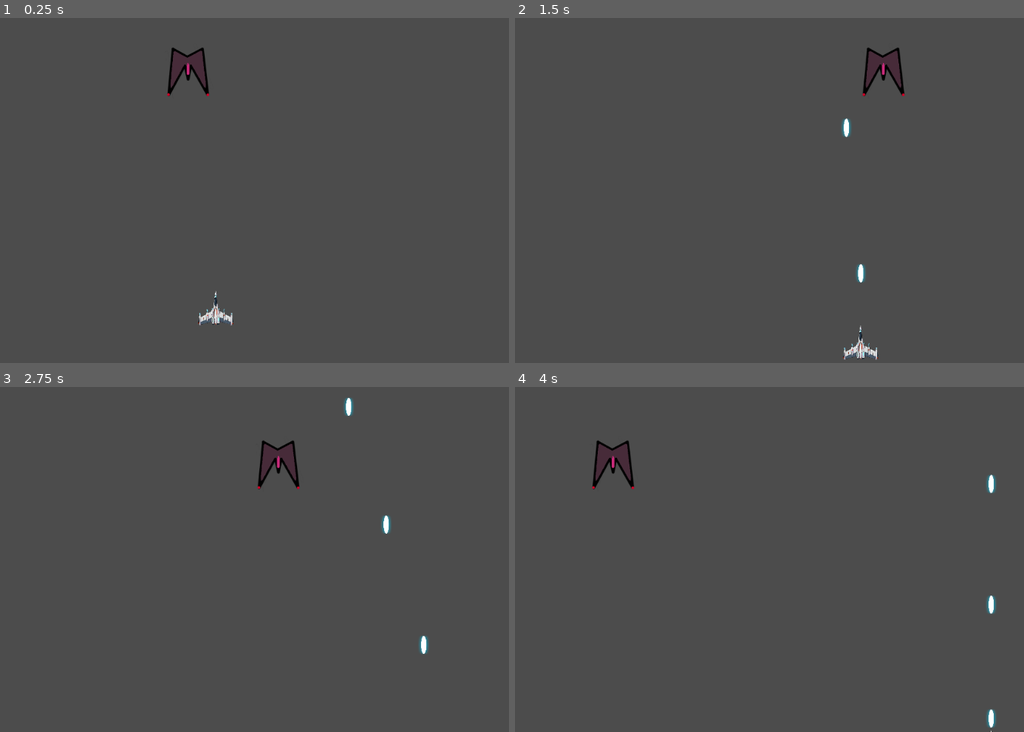
Above: before the commit, frames 1-4 (two rows, left to right).
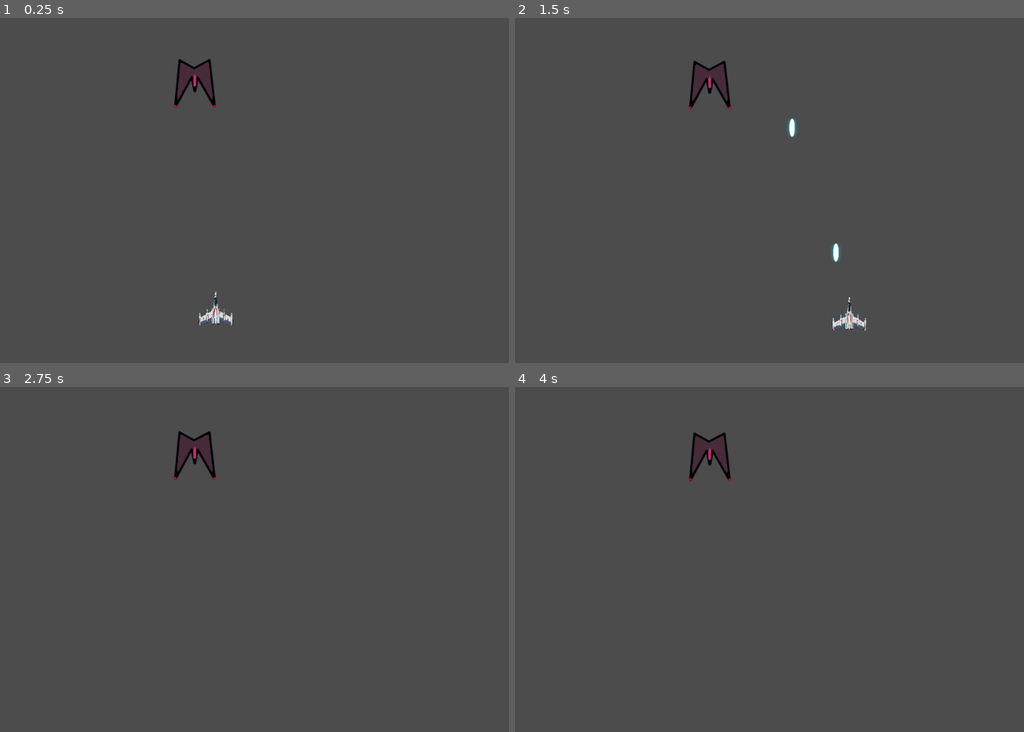
Above: after the commit, the same moments.

Repository: ScanlineStudios/DatingSim
Game: Godot game, scene res://miniGames/galaga/galaga.tscn
The game is run twice, just before and just after one commit, with the same random seed, the same clock (stepped at 60 frames per second) and the same inputs. Before the commit the project starts from res://galaga/galaga.tscn.
Inputs:
- Up to frame 1 (0.25 s): no input
- Up to frame 2 (1.5 s): hold D (move_right) 0.53-1.28 s; hold Space (fire) 0.53-1.28 s; hold S (move_down) from 1.28 s (still down); tap Space (fire) at 1.35 s
- Up to frame 3 (2.75 s): release S (move_down) at 2.03 s; hold D (move_right) from 2.03 s (still down); hold Space (fire) from 2.03 s (still down)
- Up to frame 4 (4 s): release D (move_right) at 2.78 s; release Space (fire) at 2.78 s; hold W (move_up) 2.78-3.53 s; tap Space (fire) at 2.85 s; hold A (move_left) from 3.53 s (still down); hold Space (fire) from 3.53 s (still down)

The runs differ from the first frame. In frame 1, 0.9% of the frame differs, in the area x 32-43%, y 8-27%; in frame 2, 2.1%, in the area x 34-77%, y 8-100%; in frame 3, 1.6%; in frame 4, 1.6%.

Commit message:
Moved galaga stuff to minigames folder. Made enemy and player physics based

Diff:
--- a/galaga/enemies/Enemy0.gd
+++ /dev/null
@@ -1,13 +0,0 @@
-extends KinematicBody2D
-
-var move_speed = 250
-var move_direction = Vector2.RIGHT
-
-
-func _physics_process(delta):
-	var collision = move_and_collide(move_direction * delta * move_speed)
-	if collision:
-
-		if collision.get_collider().is_in_group("wall"):
-			move_direction = move_direction * -1 # .reflect(collision.normal)
-			move_and_collide(Vector2.DOWN * delta * move_speed * 10)
--- a/galaga/galaga.tscn
+++ /dev/null
@@ -1,48 +0,0 @@
-[gd_scene load_steps=9 format=2]
-
-[ext_resource path="res://galaga/player/GalagaShip.tscn" type="PackedScene" id=1]
-[ext_resource path="res://galaga/enemies/Enemy0.tscn" type="PackedScene" id=2]
-
-[sub_resource type="TileSet" id=1]
-
-[sub_resource type="PhysicsMaterial" id=2]
-
-[sub_resource type="CanvasItemMaterial" id=6]
-
-[sub_resource type="RectangleShape2D" id=3]
-extents = Vector2( 24, 319 )
-
-[sub_resource type="Shader" id=4]
-
-[sub_resource type="ShaderMaterial" id=5]
-shader = SubResource( 4 )
-
-[node name="Galaga" type="Node2D"]
-
-[node name="TileMap" type="TileMap" parent="."]
-tile_set = SubResource( 1 )
-format = 1
-
-[node name="GalagaShip" parent="." instance=ExtResource( 1 )]
-position = Vector2( 504.344, 504.344 )
-bullet_speed = 1000
-
-[node name="Enemy0" parent="." instance=ExtResource( 2 )]
-position = Vector2( 396.15, 92.1501 )
-scale = Vector2( 0.5, 0.5 )
-
-[node name="Walls" type="StaticBody2D" parent="." groups=[
-"wall",
-]]
-physics_material_override = SubResource( 2 )
-
-[node name="CollisionShape2D" type="CollisionShape2D" parent="Walls"]
-material = SubResource( 6 )
-use_parent_material = true
-position = Vector2( 112, 306 )
-shape = SubResource( 3 )
-
-[node name="CollisionShape2D2" type="CollisionShape2D" parent="Walls"]
-material = SubResource( 5 )
-position = Vector2( 908, 306 )
-shape = SubResource( 3 )
--- a/galaga/player/PlayerBullet.gd
+++ /dev/null
@@ -1,11 +0,0 @@
-extends RigidBody2D
-
-var explosion = preload("res://galaga/Explosion0.tscn")
-
-
-func _on_PlayerBullet_body_entered(body):
-	if !body.is_in_group("player"):
-		var explosion_instance = explosion.instance()
-		explosion_instance.position = get_global_position()
-		get_tree().get_root().add_child(explosion_instance)
-		queue_free()
--- /dev/null
+++ b/miniGames/actor.gd
@@ -0,0 +1,25 @@
+extends RigidBody2D
+
+# This is the base actor script that all 2d enteties that move or do actions will
+# inherit from. this includes players and enemies
+
+# Dircetion constants
+const LEFT = Vector2(-1,0)
+const RIGHT = Vector2(1,0)
+const UP = Vector2(0,-1)
+const DOWN = Vector2(0,1)
+const FORWARD = UP
+
+export var move_speed = 250 # default move speed
+export var hp = 100 # default hit point total
+
+
+func _ready():
+	# default to no gravity
+	set_gravity_scale(0)
+	pass
+
+
+# Called every frame. 'delta' is the elapsed time since the previous frame.
+#func _process(delta):
+#	pass
--- a/galaga/Explosion0.tscn
+++ b/miniGames/galaga/Explosion0.tscn
@@ -1,11 +1,11 @@
 [gd_scene load_steps=4 format=2]
 
-[ext_resource path="res://galaga/explosion.png" type="Texture" id=1]
-[ext_resource path="res://galaga/Explosion0.gd" type="Script" id=2]
+[ext_resource path="res://miniGames/galaga/Explosion0.gd" type="Script" id=1]
+[ext_resource path="res://miniGames/galaga/explosion.png" type="Texture" id=2]
 
 [sub_resource type="SpriteFrames" id=1]
 animations = [ {
-"frames": [ ExtResource( 1 ), ExtResource( 1 ), ExtResource( 1 ), ExtResource( 1 ), ExtResource( 1 ) ],
+"frames": [ ExtResource( 2 ), ExtResource( 2 ), ExtResource( 2 ), ExtResource( 2 ), ExtResource( 2 ) ],
 "loop": true,
 "name": "default",
 "speed": 5.0
@@ -17,5 +17,5 @@
 frame = 1
 speed_scale = 2.0
 playing = true
-script = ExtResource( 2 )
+script = ExtResource( 1 )
 [connection signal="animation_finished" from="." to="." method="_on_Explosion0_animation_finished"]
--- /dev/null
+++ b/miniGames/galaga/enemies/Enemy0-1.tscn
@@ -0,0 +1,39 @@
+[gd_scene load_steps=6 format=2]
+
+[ext_resource path="res://miniGames/galaga/enemies/spaceBad.png" type="Texture" id=1]
+[ext_resource path="res://miniGames/galaga/enemies/Enemy0.gd" type="Script" id=2]
+
+[sub_resource type="PhysicsMaterial" id=3]
+bounce = 0.1
+
+[sub_resource type="RectangleShape2D" id=1]
+extents = Vector2( 73.1397, 83.05 )
+
+[sub_resource type="SpriteFrames" id=2]
+animations = [ {
+"frames": [ ExtResource( 1 ) ],
+"loop": true,
+"name": "default",
+"speed": 5.0
+} ]
+
+[node name="Enemy0Phys" type="RigidBody2D"]
+collision_layer = 4
+collision_mask = 3
+mass = 10.0
+physics_material_override = SubResource( 3 )
+gravity_scale = 0.0
+script = ExtResource( 2 )
+
+[node name="CollisionShape2D" type="CollisionShape2D" parent="."]
+scale = Vector2( 0.5, 0.5 )
+shape = SubResource( 1 )
+
+[node name="AnimatedSprite" type="AnimatedSprite" parent="."]
+position = Vector2( 2.118, 0 )
+scale = Vector2( 0.5, 0.5 )
+frames = SubResource( 2 )
+
+[node name="Node2D" type="Node2D" parent="."]
+position = Vector2( 0, 90 )
+scale = Vector2( 0.5, 0.5 )
--- /dev/null
+++ b/miniGames/galaga/enemies/Enemy0.gd
@@ -0,0 +1,23 @@
+extends "res://miniGames/actor.gd"
+
+
+var move_direction = Vector2.RIGHT
+
+func _ready():
+	# lock rotation
+	set_mode(MODE_CHARACTER)
+	# start movement routine
+	apply_central_impulse(DOWN * move_speed * .1)
+	pass
+
+func _physics_process(delta):
+
+
+	#var collision = move_and_collide(move_direction * delta * move_speed)
+	#if collision:
+#
+#		if collision.get_collider().is_in_group("wall"):
+#			move_direction = move_direction * -1 # .reflect(collision.normal)
+#			move_and_collide(Vector2.DOWN * delta * move_speed * 10)
+#
+	pass
--- a/galaga/enemies/Enemy0.tscn
+++ b/miniGames/galaga/enemies/Enemy0.tscn
@@ -1,21 +1,23 @@
 [gd_scene load_steps=5 format=2]
 
-[ext_resource path="res://galaga/enemies/spaceBad.png" type="Texture" id=1]
-[ext_resource path="res://galaga/enemies/Enemy0.gd" type="Script" id=2]
+[ext_resource path="res://miniGames/galaga/enemies/Enemy0.gd" type="Script" id=1]
+[ext_resource path="res://miniGames/galaga/enemies/spaceBad.png" type="Texture" id=2]
 
 [sub_resource type="RectangleShape2D" id=1]
 extents = Vector2( 74.7502, 83.05 )
 
 [sub_resource type="SpriteFrames" id=2]
 animations = [ {
-"frames": [ ExtResource( 1 ) ],
+"frames": [ ExtResource( 2 ) ],
 "loop": true,
 "name": "default",
 "speed": 5.0
 } ]
 
 [node name="Enemy0" type="KinematicBody2D"]
-script = ExtResource( 2 )
+collision_layer = 4
+collision_mask = 3
+script = ExtResource( 1 )
 
 [node name="CollisionShape2D" type="CollisionShape2D" parent="."]
 position = Vector2( -4, 5 )
--- /dev/null
+++ b/miniGames/galaga/galaga.tscn
@@ -0,0 +1,52 @@
+[gd_scene load_steps=10 format=2]
+
+[ext_resource path="res://miniGames/galaga/player/GalagaShip.tscn" type="PackedScene" id=1]
+[ext_resource path="res://miniGames/galaga/enemies/Enemy0-1.tscn" type="PackedScene" id=3]
+
+[sub_resource type="TileSet" id=1]
+
+[sub_resource type="PhysicsMaterial" id=7]
+bounce = 0.1
+
+[sub_resource type="PhysicsMaterial" id=2]
+
+[sub_resource type="CanvasItemMaterial" id=3]
+
+[sub_resource type="RectangleShape2D" id=4]
+extents = Vector2( 24, 319 )
+
+[sub_resource type="Shader" id=5]
+
+[sub_resource type="ShaderMaterial" id=6]
+shader = SubResource( 5 )
+
+[node name="Galaga" type="Node2D"]
+
+[node name="TileMap" type="TileMap" parent="."]
+tile_set = SubResource( 1 )
+format = 1
+
+[node name="GalagaShip" parent="." instance=ExtResource( 1 )]
+position = Vector2( 504.344, 504.344 )
+mode = 2
+
+[node name="Enemy0Phys" parent="." instance=ExtResource( 3 )]
+position = Vector2( 468.255, 111.694 )
+physics_material_override = SubResource( 7 )
+
+[node name="Walls" type="StaticBody2D" parent="." groups=[
+"wall",
+]]
+collision_mask = 7
+physics_material_override = SubResource( 2 )
+
+[node name="CollisionShape2D" type="CollisionShape2D" parent="Walls"]
+material = SubResource( 3 )
+use_parent_material = true
+position = Vector2( 0, 320 )
+shape = SubResource( 4 )
+
+[node name="CollisionShape2D2" type="CollisionShape2D" parent="Walls"]
+material = SubResource( 6 )
+position = Vector2( 1019.12, 317.755 )
+shape = SubResource( 4 )
--- a/galaga/player/GalagaShip.tscn
+++ b/miniGames/galaga/player/GalagaShip.tscn
@@ -1,7 +1,12 @@
-[gd_scene load_steps=5 format=2]
+[gd_scene load_steps=6 format=2]
 
-[ext_resource path="res://galaga/player/base_plane.png" type="Texture" id=1]
-[ext_resource path="res://galaga/player/galagaShip.gd" type="Script" id=2]
+[ext_resource path="res://miniGames/galaga/player/base_plane.png" type="Texture" id=1]
+[ext_resource path="res://miniGames/galaga/player/galagaShip.gd" type="Script" id=2]
+
+[sub_resource type="PhysicsMaterial" id=3]
+resource_name = "galagaShip"
+friction = 2.0
+bounce = 0.1
 
 [sub_resource type="CircleShape2D" id=1]
 radius = 25.7751
@@ -14,9 +19,14 @@
 "speed": 5.0
 } ]
 
-[node name="GalagaShip" type="KinematicBody2D"]
+[node name="GalagaShip" type="RigidBody2D"]
+collision_layer = 2
+collision_mask = 5
+mass = 0.5
+physics_material_override = SubResource( 3 )
+gravity_scale = 0.0
 script = ExtResource( 2 )
-speed = 300
+bullet_speed = 1000
 
 [node name="CollisionShape2D" type="CollisionShape2D" parent="."]
 position = Vector2( 0, 9 )
--- /dev/null
+++ b/miniGames/galaga/player/PlayerBullet.gd
@@ -0,0 +1,11 @@
+extends "res://miniGames/actor.gd"
+
+var explosion = preload("res://miniGames/galaga/Explosion0.tscn")
+
+
+func _on_PlayerBullet_body_entered(body):
+	# if !body.is_in_group("player"):
+	var explosion_instance = explosion.instance()
+	explosion_instance.position = get_global_position()
+	get_tree().get_root().add_child(explosion_instance)
+	queue_free()
--- a/galaga/player/PlayerBullet.tscn
+++ b/miniGames/galaga/player/PlayerBullet.tscn
@@ -1,13 +1,15 @@
 [gd_scene load_steps=4 format=2]
 
-[ext_resource path="res://galaga/player/laser.png" type="Texture" id=1]
-[ext_resource path="res://galaga/player/PlayerBullet.gd" type="Script" id=2]
+[ext_resource path="res://miniGames/galaga/player/laser.png" type="Texture" id=1]
+[ext_resource path="res://miniGames/galaga/player/PlayerBullet.gd" type="Script" id=2]
 
 [sub_resource type="CapsuleShape2D" id=1]
 radius = 8.38458
 height = 44.1151
 
 [node name="PlayerBullet" type="RigidBody2D"]
+collision_layer = 2
+collision_mask = 5
 gravity_scale = 0.0
 contacts_reported = 1
 contact_monitor = true
--- a/galaga/player/galagaShip.gd
+++ b/miniGames/galaga/player/galagaShip.gd
@@ -1,23 +1,14 @@
-extends KinematicBody2D
+extends "res://miniGames/actor.gd"
 
-
-#Dircetion constants
-const LEFT = Vector2(-1,0)
-const RIGHT = Vector2(1,0)
-const UP = Vector2(0,-1)
-const DOWN = Vector2(0,1)
-const FORWARD = UP
-
-export var speed = 100
+# export var speed = 100
 export var bullet_speed = 100
 # lazers/sec
 export var fire_rate = 0.2
 
-var bullet = preload("res://galaga/player/PlayerBullet.tscn")
+var bullet = preload("res://miniGames/galaga/player/PlayerBullet.tscn")
 var can_fire = true
 # Called every frame. 'delta' is the elapsed time since the previous frame.
 func _process(delta):
-	pass
 
 	if Input.is_action_pressed("fire") and can_fire:
 		var bullet_instance = bullet.instance()
@@ -30,6 +21,7 @@
 		can_fire = true
 
 func _physics_process(delta):
+
 	var direction = Vector2()
 	if Input.is_action_pressed("move_up"):
 		direction += UP
@@ -40,8 +32,8 @@
 	if Input.is_action_pressed("move_right"):
 		direction += RIGHT
 
-	move_and_collide(direction * speed * delta)
+	apply_central_impulse(direction * move_speed * delta)
 # Called when the node enters the scene tree for the first time.
 func _ready():
-	# put player ship in initial starting position
-	pass # Replace with function body.
+	# lock rotation
+	set_mode(MODE_CHARACTER)
--- a/project.godot
+++ b/project.godot
@@ -16,7 +16,7 @@
 [application]
 
 config/name="ArcadeGames"
-run/main_scene="res://galaga/galaga.tscn"
+run/main_scene="res://miniGames/galaga/galaga.tscn"
 config/icon="res://icon.png"
 
 [autoload]
@@ -56,6 +56,12 @@
  ]
 }
 
+[layer_names]
+
+2d_physics/layer_1="walls"
+2d_physics/layer_2="player"
+2d_physics/layer_3="enemies"
+
 [rendering]
 
 environment/default_environment="res://default_env.tres"
Not shown, changed: CharacterArt/boobie.png.import
Not shown, changed: CharacterArt/greasey.png.import
Renamed: galaga/Explosion0.gd -> miniGames/galaga/Explosion0.gd
Renamed: galaga/enemies/laser2.png -> miniGames/galaga/enemies/laser2.png
Not shown, changed: miniGames/galaga/enemies/laser2.png.import
Renamed: galaga/enemies/spaceBad.png -> miniGames/galaga/enemies/spaceBad.png
Not shown, changed: miniGames/galaga/enemies/spaceBad.png.import
Renamed: galaga/explosion.png -> miniGames/galaga/explosion.png
Not shown, changed: miniGames/galaga/explosion.png.import
Renamed: galaga/player/KinematicBody2D.gd -> miniGames/galaga/player/KinematicBody2D.gd
Renamed: galaga/player/base_plane.png -> miniGames/galaga/player/base_plane.png
Not shown, changed: miniGames/galaga/player/base_plane.png.import
(and 16 more such lines)
